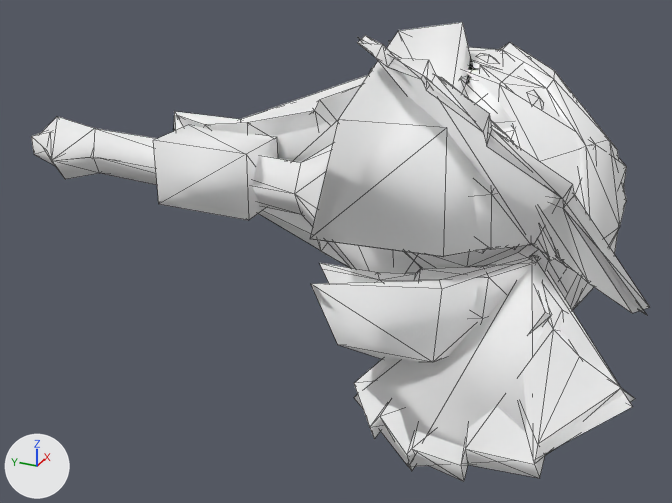
Before and after pictures for a commit that changed the glTF model docs/models/weapons/w02/151.glb.
One viewpoint serves both versions: a camera (50 mm lens) standing at (-2.29, -1.8, 0.95) and looking at (-0.06, -0.8, -0.16). The axes (+X, +Y, +Z) are drawn at lower left. The lights are the same throughout. The first picture is the older version. Mesh edges are drawn as thin lines. Vertices at exactly the same position are counted once.

Script lines for the objects in view, before the commit:
```python
me_group_1 = bpy.data.meshes.new('Group[1]')
me_group_1.from_pydata(...)  # 220 vertices, 344 faces; spans x -0.464..0.081, y -1.45..-0.888, z -0.493..0.497
# faces by material slot: [108, 236]
me_group_1.materials.append(mat_xfb__e0_m00_ham151_env)  # white #ffffff
me_group_1.materials.append(mat_xfb__e1_m00_ham151_env)  # white #ffffff
me_group_100 = bpy.data.meshes.new('Group[100]')
me_group_100.from_pydata(...)  # 64 vertices, 112 faces; spans x -0.27..0.52, y -1.53..0.36, z -0.45..0.45
me_group_100.materials.append(mat_xfb__e0_m00_ham151_env)  # white #ffffff
me_group_3 = bpy.data.meshes.new('Group[3]')
me_group_3.from_pydata(...)  # 212 vertices, 324 faces; spans x -0.611..0.086, y -1.699..-0.925, z -0.522..0.521
# faces by material slot: [124, 200]
me_group_3.materials.append(mat_xfb__e0_m00_ham151_env)  # white #ffffff
me_group_3.materials.append(mat_xfb__e1_m00_ham151_env)  # white #ffffff
ob_group_1 = bpy.data.objects.new('Group[1]', me_group_1)
ob_group_1.location = (0.0, 0.0, 0.0)
ob_group_100 = bpy.data.objects.new('Group[100]', me_group_100)
ob_group_100.location = (0.0, 0.0, 0.0)
ob_group_3 = bpy.data.objects.new('Group[3]', me_group_3)
ob_group_3.location = (0.0, 0.0, 0.0)
# also in view: 'Group[0]' at (0.13, -0.6, 0.0)
```
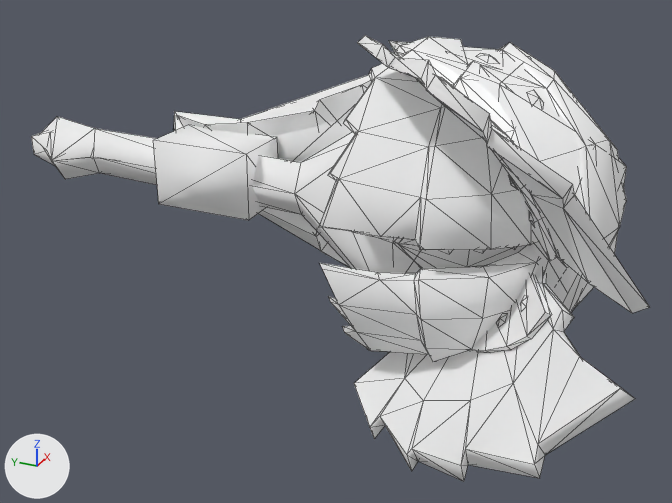
Location of each change, (x1, y1, x2, y2) in pixels of the pictures (672 x 503 px):
'Group[1]', reshaped
    before: (310, 22, 539, 362)
    after: (319, 37, 539, 362)
part 1 of me_group_1, deleted
    before: (311, 262, 511, 362)
part 2 of me_group_1, deleted
    before: (310, 22, 514, 256)
part 3 of me_group_3, deleted
    before: (354, 252, 633, 467)
part 4 of me_group_3, deleted
    before: (357, 36, 647, 315)

Diff of the bpy script that builds the scene:
```diff
--- a/docs/models/weapons/w02/151.glb.py
+++ b/docs/models/weapons/w02/151.glb.py
@@ me_group_1 @@
 # used by ob_group_1; location = (0.0, 0.0, 0.0)
-me_group_1.from_pydata(...)  # 220 vertices, 344 faces; spans x -0.464..0.081, y -1.45..-0.888, z -0.493..0.497
+me_group_1.from_pydata(...)  # 196 vertices, 304 faces; spans x -0.375..0.081, y -1.45..-0.888, z -0.459..0.459
+# me_group_1 part 1: the loose piece of 12 vertices spanning x -0.464..0.048, y -1.431..-0.912, z -0.493..-0.017 is deleted
+# me_group_1 part 2: the loose piece of 12 vertices spanning x -0.464..0.048, y -1.431..-0.912, z 0.021..0.497 is deleted
 me_group_1.materials.append(mat_xfb__e0_m00_ham151_env)
@@ me_group_3 @@
 # used by ob_group_3; location = (0.0, 0.0, 0.0)
-me_group_3.from_pydata(...)  # 212 vertices, 324 faces; spans x -0.611..0.086, y -1.699..-0.925, z -0.522..0.521
+me_group_3.from_pydata(...)  # 192 vertices, 292 faces; spans x -0.604..0.086, y -1.699..-0.925, z -0.522..0.521
+# me_group_3 part 3: the loose piece of 10 vertices spanning x -0.611..0.062, y -1.698..-0.939, z -0.506..-0.013 is deleted
+# me_group_3 part 4: the loose piece of 10 vertices spanning x -0.611..0.062, y -1.698..-0.939, z 0.009..0.502 is deleted
 me_group_3.materials.append(mat_xfb__e0_m00_ham151_env)
```
